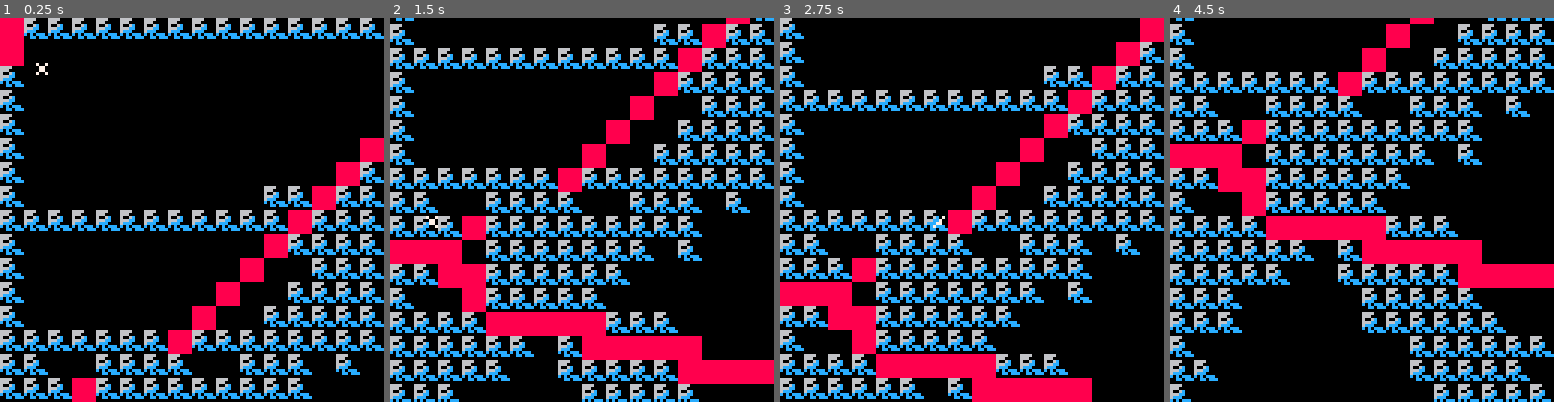
Above: before the commit, frames 1-4 (left to right).
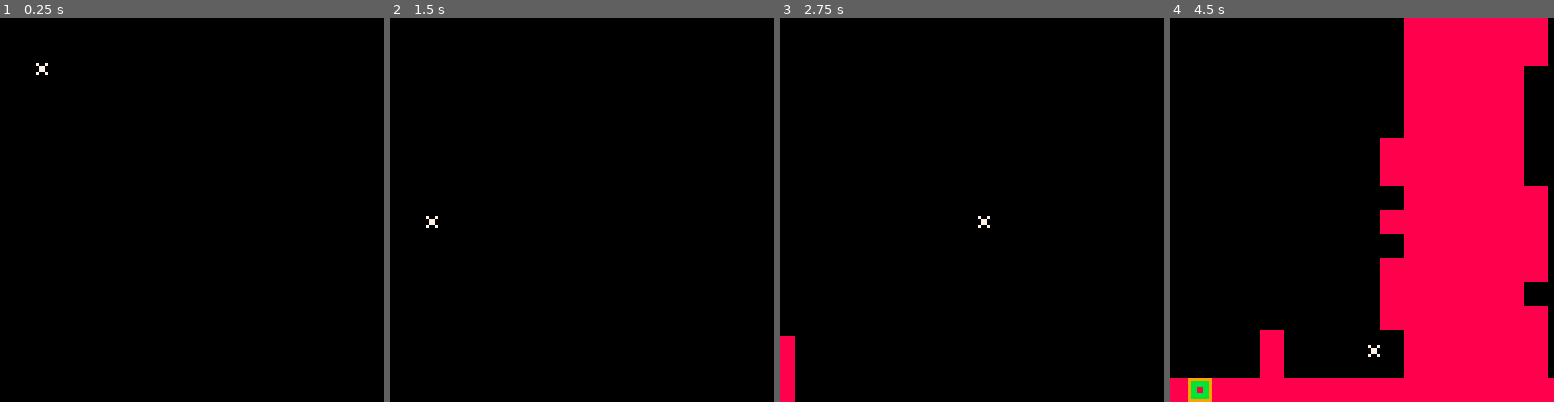
Above: after the commit, the same moments.

Repository: pratik2709/anotherPlatformer
Game: PICO-8 cartridge player.p8
Same seed, same stepped clock (60 frames per second), same inputs: the game is played once before the commit and once after it.
Inputs:
- Up to frame 1 (0.25 s): no input
- Up to frame 2 (1.5 s): tap O (Z key) at 0.7 s
- Up to frame 3 (2.75 s): hold Right 1.6-2.1 s; tap O (Z key) at 1.7, 2.1, 2.5 s; hold Right from 2.47 s (still down)
- Up to frame 4 (4.5 s): tap O (Z key) every 0.4 s from 2.9 to 4.1 s; release Right at 3.03 s; hold Left 3.08-3.58 s; hold Down 3.63-3.97 s; hold Right from 4.02 s (still down)

The runs differ from the first frame. In frame 1, 22% of the frame differs, in the area x 0-100%, y 0-100%; in frame 2, 34%; in frame 3, 31%; in frame 4, 59%.

Commit message:
map changes

Diff:
--- a/player.p8
+++ b/player.p8
@@ -113,15 +113,13 @@
   else
       mycam:followplayer(player1:getx(), player1.y-500)
     end
-
-
  end
 
 end
 
 
 function iswall(tile)
-  if(tile==1) then
+  if(tile==1 or tile==3) then
     return true
   end
 end
@@ -735,35 +733,35 @@
 0001000300000000000000000000000000000000000000000000000000000000000000000000000000000000000000000000000000000000000000000000000000000000000000000000000000000000000000000000000000000000000000000000000000000000000000000000000000000000000000000000000000000000
 0000000000000000000000000000000000000000000000000000000000000000000000000000000000000000000000000000000000000000000000000000000000000000000000000000000000000000000000000000000000000000000000000000000000000000000000000000000000000000000000000000000000000000
 __map__
-0102020202020202020202020202020202020202010202020202020200000000000000000000000000000000000000000000000000000000000000000000000000000000000000000000000000000000000001010100000000000000000000000000000000000000000000000000000000000101010100000000000000010101
-0100000000000000000000000000000000000001000000000200020200000000000000000000000000000000000000000000000000000000000000000000000000000000000000000000000000000000000000000000000000000000000000000000000000000000000000000000000000000000000000000000000000000000
-0200000000000000000000000000000000020102000202020202000000000000000000000000000000000000000000000000000000000000000000000000000000000000000000000000000000000000000000000000000000000000000000000000000000000000000000000000000000000000000000000000000000000000
-0200000000000000000000000000000000010202020202020200000000000000000000000000000000000000000000000000000000000000000000000000000000000000000000000000000000000000000000000000000000000000000000000000000000000000000000000000000000000000000000000000000000000000
-0200000000000000000000000000000001020002020202020000020200000000000000000000000000000000000000000000000000000000000000000000000000000000000000000000000000000000000000000000000000000000000000000000000000000000000000000000000000000000000000000000000000000000
-0200000000000000000000000000000100020200020202020202020200000000000000000000000000000000000000000000000000000000000000000000000000000000000000000000000000000000000000000000000000000000000000000000000000000000000000000000000000000000000000000000000000000000
-0200000000000000000000000000010202020202020202020202020000000000000000000000000000000000000000000000000000000000000000000000000000000000000000000000000000000000000000000000000000000000000000000000000000000000000000000000000000000000000000000000000000000000
-0200000000000000000000020201020202020202020202020202020200000000000000000000000000000000000000000000000000000000000000000000000000000000000000000000000000000000000000000000000000000000000000000000000000000000000000000000000000000000000000000000000000000000
-0202020202020202020202020102020202020202020200020202020200000000000000000000000000000000000000000000000000000000000000000000000000000000000000000000000000000000000000000000000000000000000000000000000000000000000000000000000000000000000000000000000000000000
-0200000000000000000000010202020202020202020000020002020000000000000000000000000000000000000000000000000000000000000000000000000000000000000000000000000000000000000000000000000000000000000000000000000000000000000000000000000000000000000000000000000000000000
-0200000000000000000001000002020202020202020002020002020202000000000000000000000000000000000000000000000000000000000000000000000000000000000000000000000000000000000000000000000000000000000000000000000000000000000000000000000000000000000000000000000000000000
-0200000000000000000100000202020202020202020002020202020200000000000000000000000000000000000000000000000000000000000000000000000000000000000000000000000000000000000000000000000000000000000000000000000000000000000000000000000000000000000000000000000100000000
-0200000000000000010000020202020202020202020202020202020202000000000000000000000000000000000000000000000000000000000000000000000000000000000000000000000000000000000000000000000000000000000000000000000000000000000000000000000000000000000000000000000000000000
-0202020202020201020202020202020202020202020202020202020200000000000000000000000000000000000000000000000000000000000000000000000000000000000000000000000000000000000000000000000000000000000000000000000000000000000000000000000000000000000000000000000000000000
-0202000002020202000002020200020002000202020202020000000000000000000000000000000000000000000000000000000000000000000000000000000000000000000000000000000000000000000000000000000000000000000000000000000000000000000000000000000000000000000000000000000000000000
-0202020102020202020202020200000000000000000000000000000000000000000000000000000000000000000000000000000000000000000000000000000000000000000000000000000000000000000000000000000000000000000000000000000000000000000000000000000000000000000000010000000000000000
-0101010002020202020202000200000000000000000000000000000000000000000000000000000000000000000000000000000000000000000000000000000000000000000000000000000000000000000000000000000000000000000000000000000000000000000000000000000000000000000000000000000000000000
-0202010102020202020200000000000000000000000000000000000000000000000000000000000000000000000000000000000000000000000000000000000000000000000000000000000000000000000000000000000000000000000000000000000000000000000000000000000000000000000100000000000000000000
-0200000102020202020000000000000000000000000000000000000000000000000000000000000000000000000000000000000000000000000000000000000000000000000000000000000000000000000000000000000000000000000000000000000000000000000000000000000000000000010000000000000000000000
-0202020201010101010202020000000000000000000000000202020000000000000000000000000000000000000000000000000000000000000000000000000000000000000000000000000000000000000000000000000000000000000000000000000000000000000000000000000000000000000000000000000000000000
-0202020202020002010101010100000000000000000202020200000000000000000000000000000000000000000000000000000000000000000000000000000000000000000000000000000000000000000000000000000000000000000000000000000000000000000000000000000000000000000000000000000000000000
-0202020202000002020202020101010100000002020202020000000000000000000000000000000000000000000000000000000000000000000000000000000000000000000000000000000000000000000000000000000000000000000000000000000000000000000000000000000000000000000000000000000000000000
-0202020000000000020202020200000001010101010101000000000000000000000000000000000000000000000000000000000000000000000000000000000000000000000000000000000000000000000000000000000000000000000000000000000000000000000000000000000000000000000000000000000000000000
-0202020000000000020202020202000000000202020201010100000000000000000000000000000000000000000000000000000000000000000000000000000000000000000000000000000000000000000000000000000000000000000000000000000000000000000000000000000000000000000000000000000000000000
-0200000000000000000002020202020202020202020000000001010100000000000000000000000000000000000000000000000000000000000000000000000000000000000000000000000000000000000000000000000000000000000000000000000000000000000000000000000000000000000000000000000000000000
-0202000000000000000002020202020002020202000000000000000001010000000000000000000000000000000000000000000000000000000000000000000000000000000000000000000000000000000000000000000000000000000000000000000000000000000000000000000000000000000000000000000000000000
-0200000000000000000000020202020200020200000000000000000000010100000000000000000000000000000000000000000000000000000000000000000000000000000000000000000000000000000000000000000000000000000000000000000000000000000000000000000000000000000000000000000000000000
-0000000000000000000002020202020202020000000000000000000000000001010100000000000000000000000000000000000000000000000000000000000000000000000000000000000000000000000000000000000000000000000000000000000000000000000000000000000000000000000000000000000000000000
-0000000000000000000202020202020202020202020200000000000000000000000101000000000000000000000000000000000000000000000000000000000000000000000000000000000000000000000000000000000000000000000000000000000000000000000000000000000000000000000000000000000000000000
-0000000000000202020202020202020202020202020202020200000000000000000001010000000000000000000000000000000000000000000000000000000000000000000000000000000000000000000000000000000000000000000000000000000000000000000000000000000000000000000000000000000000000000
-0000000000000202020000000000000000000000020200000000000000000000000000000101000000000000000000000000000000000000000000000000000000000000000000000000000000000000000000000000000000000000000000000000000000000000000000000000000000000000000000000000000000000000
-0000000000000200020000000000000000000000000202000000000000000000000000000001010100000000000000000000000000000000000000000000000000000000000000000000000000000000000000000000000000000000000000000000000000000000000000000000000000000000000000000000000000000000
+0202020202020202020202020202020202020202020202020202020200000000000000000000000000000000000000000000000000000000000000000000000000000000000000000000000000000000000001010100000000000000000000000000000000000000000000000000000000000101010100000000000000010101
+0202000000000000000000000000000000000202000000000200020200000000000000000000000000000000000000000000000000000000000000000000000000000000000000000000000000000000000000000000000000000000000000000000000000000000000000000000000000000000000000000000000000000000
+0200000000000000000000000000000000020202000202020202000000000000000000000000000000000000000000000000000000000000000000000000000000000000000000000000000000000000000000000000000000000000000000000000000000000000000000000000000000000000000000000000000000000000
+0202020002000200020202020200000002020202020202020200000000000000000000000000000000000000000000000000000000000000000000000000000000000000000000000000000000000000000000000000000000000000000000000000000000000000000000000000000000000000000000000000000000000000
+0200000000000000000000000200000202020002020202020000020200000000000000000000000000000000000000000000000000000000000000000000000000000000000000000000000000000000000000000000000000000000000000000000000000000000000000000000000000000000000000000000000000000000
+0200000000000000000000020000020200020200020202020202020200000000000000000000000000000000000000000000000000000000000000000000000000000000000000000000000000000000000000000000000000000000000000000000000000000000000000000000000000000000000000000000000000000000
+0200000000000000000000020200020202020202020202020202020000000000000000000000000000000000000000000000000000000000000000000000000000000000000000000000000000000000000000000000000000000000000000000000000000000000000000000000000000000000000000000000000000000000
+0200000000000000000000020202020202020202020202020202020200000000000000000000000000000000000000000000000000000000000000000000000000000000000000000000000000000000000000000000000000000000000000000000000000000000000000000000000000000000000000000000000000000000
+0202020202020202020202020202020202020202020200020202020200000000000000000000000000000000000000000000000000000000000000000000000000000000000000000000000000000000000000000000000000000000000000000000000000000000000000000000000000000000000000000000000000000000
+0200000000000000020002020202020202020202020000020002020000000000000000000000000000000000000000000000000000000000000000000000000000000000000000000000000000000000000000000000000000000000000000000000000000000000000000000000000000000000000000000000000000000000
+0200000000000002020002020002020202020202020002020002020202000000000000000000000000000000000000000000000000000000000000000000000000000000000000000000000000000000000000000000000000000000000000000000000000000000000000000000000000000000000000000000000000000000
+0200000000000000020200000202020202020202020002020202020200000000000000000000000000000000000000000000000000000000000000000000000000000000000000000000000000000000000000000000000000000000000000000000000000000000000000000000000000000000000000000000000100000000
+0200000002000200020000020202020202020202020202020202020202000000000000000000000000000000000000000000000000000000000000000000000000000000000000000000000000000000000000000000000000000000000000000000000000000000000000000000000000000000000000000000000000000000
+0202020202020202020202020202020202020202020202020202020200000000000000000000000000000000000000000000000000000000000000000000000000000000000000000000000000000000000000000000000000000000000000000000000000000000000000000000000000000000000000000000000000000000
+0202000202020202020002020200020002000202020202020000000000000000000000000000000000000000000000000000000000000000000000000000000000000000000000000000000000000000000000000000000000000000000000000000000000000000000000000000000000000000000000000000000000000000
+0202020202020202020202020200000000000000000000000000000000000000000000000000000000000000000000000000000000000000000000000000000000000000000000000000000000000000000000000000000000000000000000000000000000000000000000000000000000000000000000010000000000000000
+0202020202020202020202000200000000000000000000000000000000000000000000000000000000000000000000000000000000000000000000000000000000000000000000000000000000000000000000000000000000000000000000000000000000000000000000000000000000000000000000000000000000000000
+0202020202020202020200000000000000000000000000000000000000000000000000000000000000000000000000000000000000000000000000000000000000000000000000000000000000000000000000000000000000000000000000000000000000000000000000000000000000000000000100000000000000000000
+0202020202020202020000000000000000000000000000000000000000000000000000000000000000000000000000000000000000000000000000000000000000000000000000000000000000000000000000000000000000000000000000000000000000000000000000000000000000000000010000000000000000000000
+0202020202020202020202020000000000000000000000000202020000000000000000000000000000000000000000000000000000000000000000000000000000000000000000000000000000000000000000000000000000000000000000000000000000000000000000000000000000000000000000000000000000000000
+0202020202020202020202020200020202020200000202020200000000000000000000000000000000000000000000000000000000000000000000000000000000000000000000000000000000000000000000000000000000000000000000000000000000000000000000000000000000000000000000000000000000000000
+0202020202020202020202020202020202020002020202020202020202000000000000000000000000000000000000000000000000000000000000000000000000000000000000000000000000000000000000000000000000000000000000000000000000000000000000000000000000000000000000000000000000000000
+0202020000000202020202020200020202020202020202020202020200000000000000000000000000000000000000000000000000000000000000000000000000000000000000000000000000000000000000000000000000000000000000000000000000000000000000000000000000000000000000000000000000000000
+0202020000000202020202020202000000000202020202020202020000000000000000000000000000000000000000000000000000000000000000000000000000000000000000000000000000000000000000000000000000000000000000000000000000000000000000000000000000000000000000000000000000000000
+0200000000000000000002020202020202020202020202000202020202020200000000000000000000000000000000000000000000000000000000000000000000000000000000000000000000000000000000000000000000000000000000000000000000000000000000000000000000000000000000000000000000000000
+0202000000000000000002020202020002020202000000020202020202020000000000000000000000000000000000000000000000000000000000000000000000000000000000000000000000000000000000000000000000000000000000000000000000000000000000000000000000000000000000000000000000000000
+0200000000000000000000020202020200020200000000000000000002020202020200000000000000000000000000000000000000000000000000000000000000000000000000000000000000000000000000000000000000000000000000000000000000000000000000000000000000000000000000000000000000000000
+0000000000000000000002020202020202020000000000000000000002020002020200000000000000000000000000000000000000000000000000000000000000000000000000000000000000000000000000000000000000000000000000000000000000000000000000000000000000000000000000000000000000000000
+0000000000000000000202020202020202020202020200000000000000020202020202000000000000000000000000000000000000000000000000000000000000000000000000000000000000000000000000000000000000000000000000000000000000000000000000000000000000000000000000000000000000000000
+0000000000000202020202020202020202020202020202020200000000000000000002020000000000000000000000000000000000000000000000000000000000000000000000000000000000000000000000000000000000000000000000000000000000000000000000000000000000000000000000000000000000000000
+0000000000000202020000000000000000000000020200000000000000000000000000000202000000000002020000000000000000000000000000000000000000000000000000000000000000000000000000000000000000000000000000000000000000000000000000000000000000000000000000000000000000000000
+0000000000000200020000000000000000000000000202000000000000000000000000000002020202020202000000000000000000000000000000000000000000000000000000000000000000000000000000000000000000000000000000000000000000000000000000000000000000000000000000000000000000000000
Not shown, changed: 56 lines of the sprite sheet (__gfx__) section of player.p8
